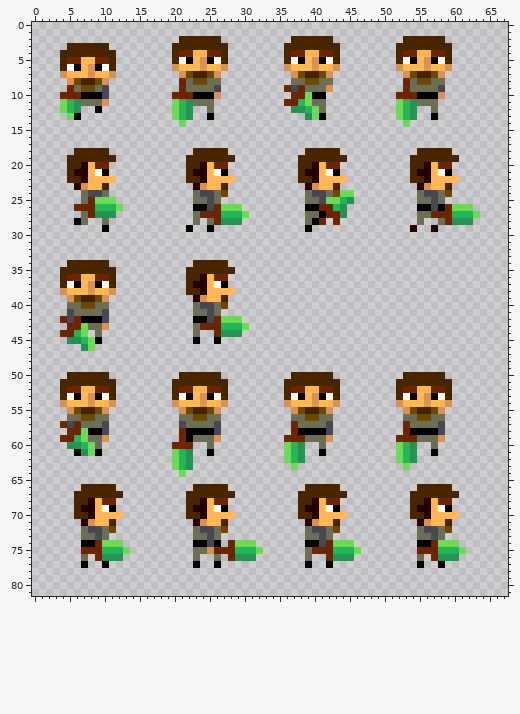
Pixel-art file -- assets/weapon_sprite_layout.aseprite. The first picture shows the starting point.
68x82 pixels, 1 frame.
And afterwards:
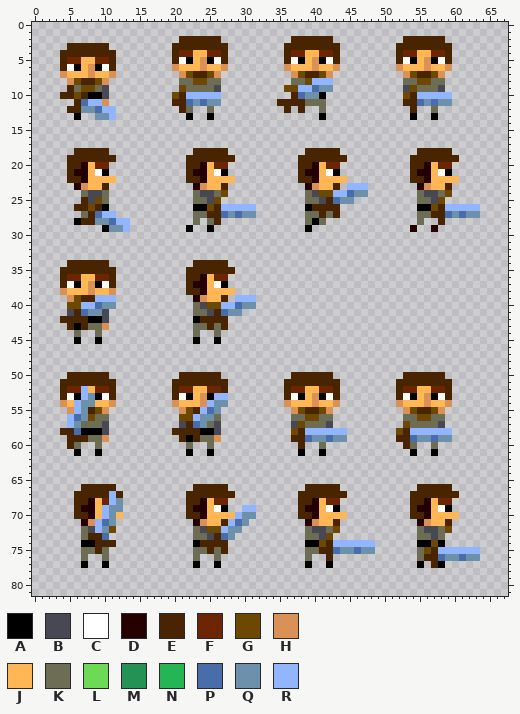
Palette (. is transparent): A #000000  B #484855  C #ffffff  D #240000  E #482400  F #6d2400  G #6d4800  H #da9155  J #ffb655  K #6d6d55  L #6dda55  M #249155  N #24b655  P #486daa  Q #6d91aa  R #91b6ff
Changes in this commit:
layer "Blessed sword" added
layer "Glass Dagger" now hidden
@@ x 0..67 @@
  7 ....HJJJHJJH.........HGEEGH..........HGEEGH..........HGEEGH.........
- 8 .....HGEEGH..........FKGGKK..........KKGGKK..........FKGGKK.........
- 9 .....FKGGKB..........FKKKKB.........FBFKKKH..........FKKKKB.........
-10 ....FFFAAAB.........FFFAAAH..........FFLAA..........FFFAAAH.........
-11 ....LNMKKKH.........LNMKKK..........FFNLKK..........LNMKKK..........
-12 ....LNM..A..........LNM..K...........MMNLK..........LNM..K..........
-13 .....LA.............LNM..A.............MLA..........LNM..A..........
-14 .....................L...............................L..............
+ 8 .....HGEEGH..........KKGGKK..........KKGRRR..........KKGGKK.........
+ 9 .....EKGGKB..........GKKKKB.........GGRRPQQ..........BGKKKB.........
+10 ....EEGEAAB.........GERRRRR..........EPQQA...........GERRRRR........
+11 ......EPRRH.........EEPQPQQ........EEEEKKK...........EEPQPQQ........
+12 .....EEQQPRR.........EK..K..........E.E..K............E..K..........
+13 ......A..QQR..........A..A...............A............A..A..........
+14 ....................................................................
 15 ....................................................................
@@ x 0..67 @@
 22 .....EEDJJJJ..........EEDJJJJ.........EEDJJJJ.........EEDJJJJ.......
-23 ......DHJJE............DHJJE...........DHJJE...........DHJJE........
-24 .......KBBK............KBBKG...........KBBKGLL.........KBBKG........
-25 .......KFLLL...........KKBK............KKBLLNM.........KKBK.........
-26 ......FFFNNNL..........AABFLLL.........AAFFNM..........AABAFLLL.....
-27 .......KFMMM...........KFFFNNNL........KKAFFM..........KKFFFNNNL....
-28 ......AK..K............K.KFMMM.........KAF.F...........K..KFMMM.....
-29 ..........A...........A..A.............A..............D..D..........
+23 ......DHJJE............DHJJE...........DHJJE.RRR.......DHJJE........
+24 .......KBBK............KBBKG...........KBGGRRPQQ.......KBBKG........
+25 .......EBGK............KKBG............KKBEPQQ.........KKBG.........
+26 ......EEGEA............AAGERRRRR.......AEEEE...........AAGERRRRR....
+27 .......KEPRR...........KKEEPQPQQ.......KKEKE...........KKEEPQPQQ....
+28 ......AEEQQPRR.........K.KE............KAK.............K..E.........
+29 ..........AQQR........A..A.............A..............D..D..........
 30 ....................................................................
@@ x 2..33 @@
 38 ..HJJJHJJH..........EEDJJJJ.....
-39 ...HGEEGH............DHJJE......
-40 ...KKGGKK............KBBKG......
-41 ...BKKKKB............KKBK.......
-42 ..FBFAAAB............AABFLLL....
-43 ...FFLKKH............KFFFNNNL...
-44 ..FFNL.K.............K..FMMM....
-45 ...MMNLA.............A..A.......
-46 .....ML.........................
+39 ...HGEERRR...........DHJJE.RRR..
+40 ...GGRRPQQ...........KBGGRRPQQ..
+41 ...BEPQQB............KKBEPQQ....
+42 ..EEEEAAB............AEEEE......
+43 ...EAEKKH............KKEKE......
+44 ....K..K.............K..K.......
+45 ....A..A.............A..A.......
+46 ................................
 47 ................................
@@ x 0..67 @@
 51 ....EEEEEEEE........EEEEEEEE........EEEEEEEE........EEEEEEEE........
-52 ....EFFJJFFE........EFFJJFFE........EFFJJFFE........EFFJJFFE........
-53 ....ECAJHACE........ECAJHACE........ECAJHACE........ECAJHACE........
-54 ....HJJJHJJH........HJJJHJJH........HJJJHJJH........HJJJHJJH........
-55 .....HGEEGH..........HGEEGH..........HGEEGH..........HGEEGH.........
-56 .....KKGGKK..........KKGGKK..........KKGGKK..........KKGGKK.........
-57 ....FBFKKKB..........BKKKKB..........FKKKKB..........FKKKKB.........
-58 .....FFLAAB..........FAAAAB..........FAAAAB..........FAAAAB.........
-59 ....FFNLKKH..........FAKKKH.........FFFKKKH.........FFFKKKH.........
-60 .....MMNLK..........FFF..K..........LNM..K..........LNM..K..........
-61 ......AMLA..........LNM..A..........LNM..A..........LNM..A..........
-62 ....................LNM.............LNM.............LNM.............
-63 ....................LNM..............L...............L..............
-64 .....................L..............................................
+52 ....EFFRJFFE........EFFJJFFE........EFFJJFFE........EFFJJFFE........
+53 ....ECARQACE........ECAJHARR........ECAJHACE........ECAJHACE........
+54 ....HJRQQJJH........HJJJHRQQ........HJJJHJJH........HJJJHJJH........
+55 .....HRQEGH..........HGERPQ..........HGEEGH..........HGEEGH.........
+56 .....RPQGKK..........GGRQQK..........KKGGKK..........KKGGKK.........
+57 .....RQKKKB..........BEPQKB..........BGKKKB..........GKKKKB.........
+58 ....EEPAAAB.........EEEEAAB..........GERRRRRR.......GERRRRRR........
+59 .....EEEKKH..........EAEKKH..........EEPQQPQQ.......EEPQQPQQ........
+60 .....EK..K............K..K............E..K...........EK..K..........
+61 ......A..A............A..A............A..A............A..A..........
+62 ....................................................................
+63 ....................................................................
+64 ....................................................................
 65 ....................................................................
 66 .......EEEEE...........EEEEE...........EEEEE...........EEEEE........
-67 ......EEEEEEE.........EEEEEEE.........EEEEEEE.........EEEEEEE.......
-68 ......EEDJFF..........EEDJFF..........EEDJFF..........EEDJFF........
-69 ......EDDJCA..........EDDJCA..........EDDJCA..........EDDJCA........
-70 ......EEDJJJJ.........EEDJJJJ.........EEDJJJJ.........EEDJJJJ.......
-71 .......DHJJE...........DHJJE...........DHJJE...........DHJJE........
-72 .......KBBKG...........KBBKG...........KBBKG...........KBBKG........
-73 .......KKBK............KKBK............KKBK............KKBK.........
-74 .......AAFLLL..........AABA.FLLL.......AABFLLL.........AAFLLL.......
-75 .......FFFNNNL.........KKHFFFNNNL......KFFFNNNL........FFFNNNL......
-76 .......K.FMMM..........K..K.FMMM.......K..FMMM.........K.FMMM.......
-77 .......A..A............A..A............A..A............A..A.........
+67 ......EEEEERE.........EEEEEEE.........EEEEEEE.........EEEEEEE.......
+68 ......EEDJFRQ.........EEDJFF..........EEDJFF..........EEDJFF........
+69 ......EDDJRQQ.........EDDJCA..RR......EDDJCA..........EDDJCA........
+70 ......EEDJRQJ.........EEDJJJJRQQ......EEDJJJJ.........EEDJJJJ.......
+71 .......DHRPQ...........DHJJERPQ........DHJJE...........DHJJE........
+72 .......KBRQG...........KBGGRQQ.........KBBKG...........KBBKG........
+73 .......KEEP............KKBEPQ..........KKBG............KKBK.........
+74 .......AAEEE...........AEEEE...........AAGERRRRRR......AAGA.........
+75 .......KKEK............KKEKE...........KKEEPQQPQQ......KGERRRRRR....
+76 .......K..K............K..K............K..E............KEEPQQPQQ....
+77 .......A..A............A..A............A..A............A.EA.........
 78 ....................................................................
